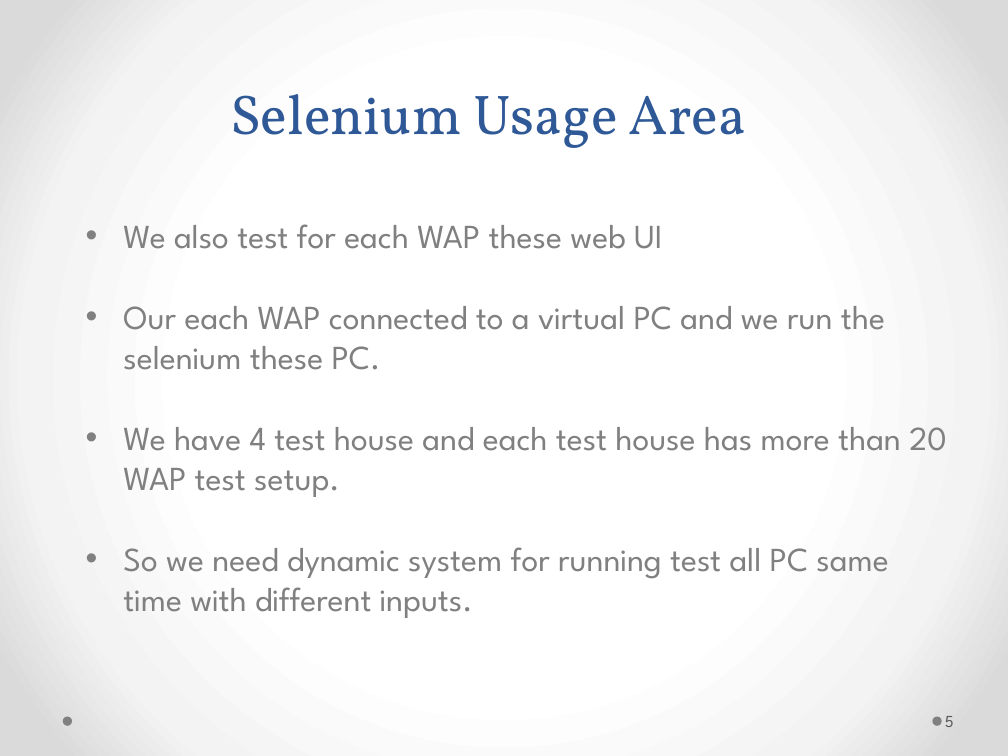
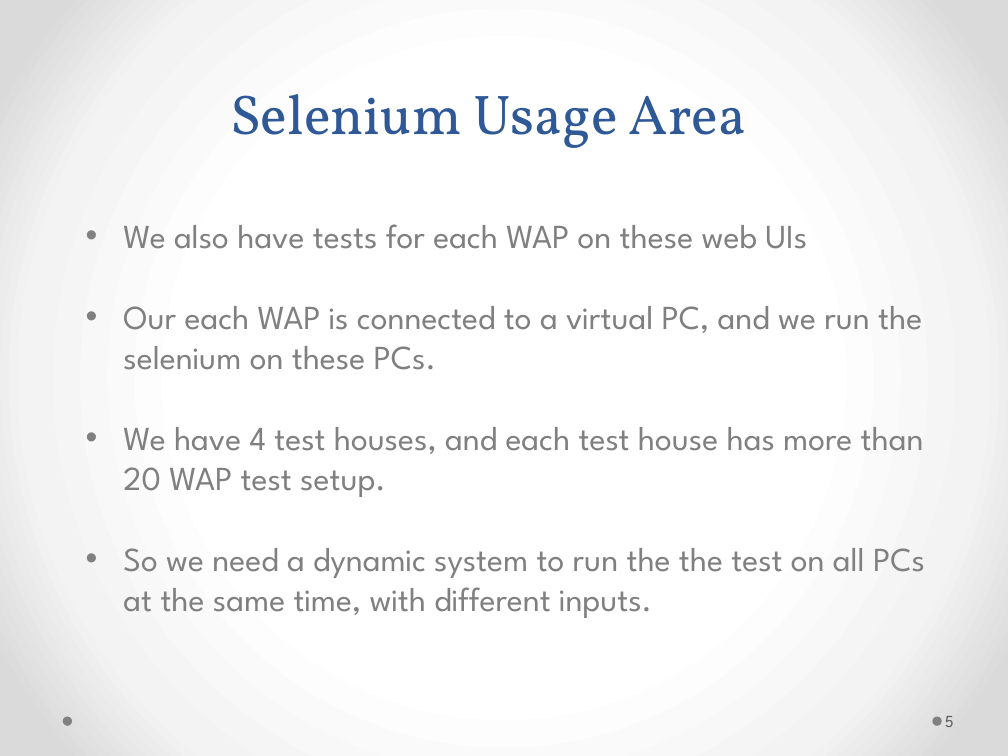
Before and after one commit to genehas/CENG552-SwTesting, a slide deck: slide 5 of jarFolder/CENG552PresentationBurcuGökçe.pptx. Drawn at 1008x756 pixels with LibreOffice and Linux fonts; fonts in the diff are those of the drawing. Boxes give left, top, right and bottom in pixels: in the first picture for what was removed or moved away, otherwise in the second. Text is boxed around its words. In the diff, an @@ line names an element or a change of style, - is before the commit and + after.

```diff
--- a/jarFolder/CENG552PresentationBurcuGökçe.pptx
+++ b/jarFolder/CENG552PresentationBurcuGökçe.pptx
@@ text at bbox=[123, 224, 925, 618]: text changed @@
-• We also test for each WAP these web UI
-• Our each WAP connected to a virtual PC and we run the selenium these PC.
-• We have 4 test house and each test house has more than 20 WAP test setup.
-• So we need dynamic system for running test all PC same time with different inputs.
+• We also have tests for each WAP on these web UIs
+• Our each WAP is connected to a virtual PC, and we run the selenium on these PCs.
+• We have 4 test houses, and each test house has more than 20 WAP test setup.
+• So we need a dynamic system to run the the test on all PCs at the same time, with different inputs.
```
Also in this commit, not shown: 12 other slides changed.
